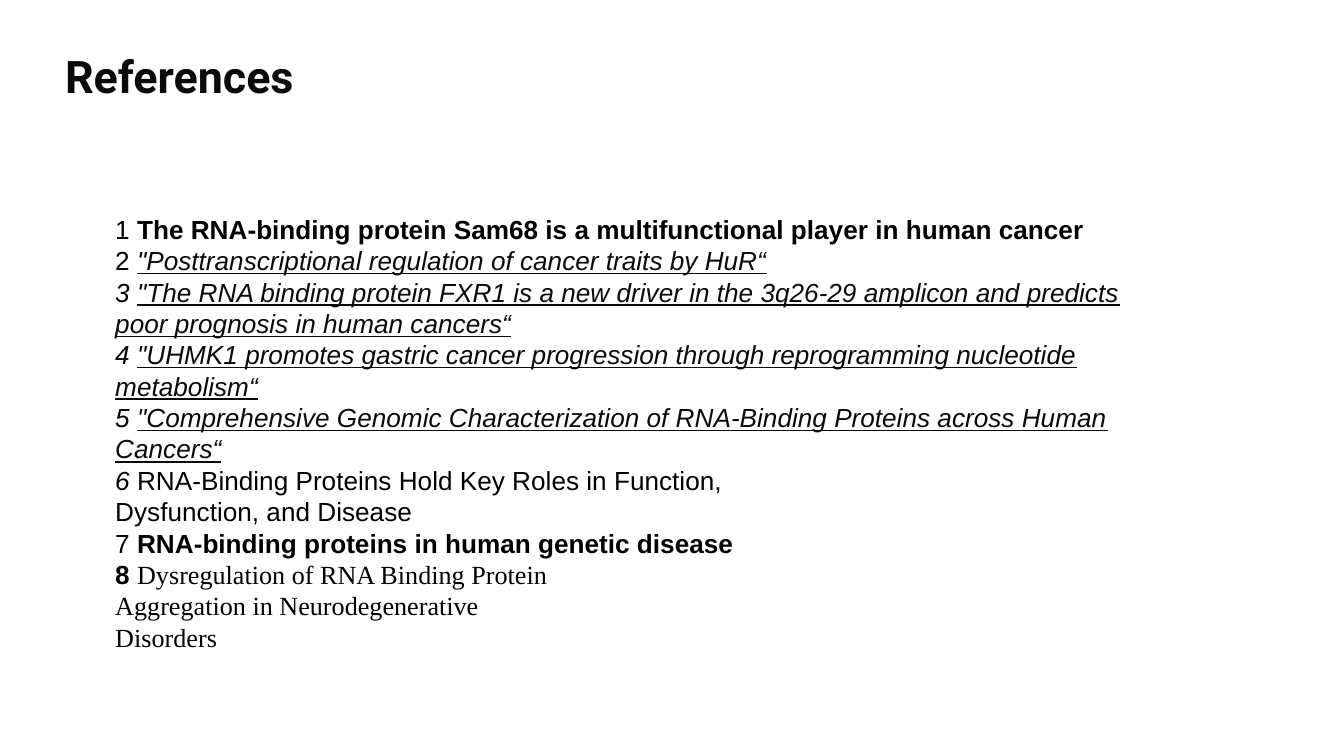
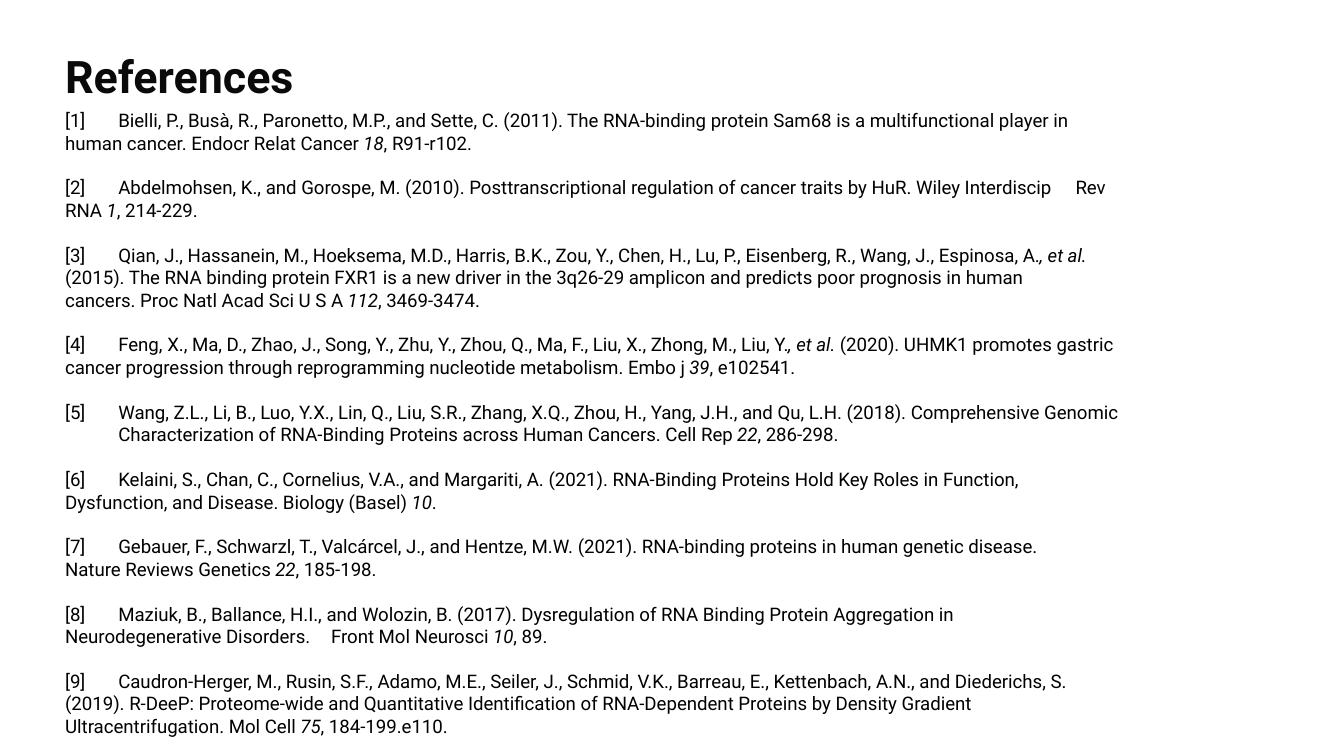
Before and after one commit to datascience-mobi-2022/2022-topic-03-team-02, a slide deck: slide 8 of projectproposal/PP.pptx. Drawn at 1344x756 pixels with LibreOffice and Linux fonts; fonts in the diff are those of the drawing. Boxes give left, top, right and bottom in pixels: in the first picture for what was removed or moved away, otherwise in the second. Text is boxed around its words. In the diff, an @@ line names an element or a change of style, - is before the commit and + after.

```diff
--- a/projectproposal/PP.pptx
+++ b/projectproposal/PP.pptx
@@ text at (x1=65, y1=111, x2=1118, y2=737): text changed; size 14 to 10 pt; font Arial to Roboto; text colour #0A0A0A to #000000; italic off @@
-1 The RNA-binding protein Sam68 is a multifunctional player in human cancer
-2 "Posttranscriptional regulation of cancer traits by HuR“
-3 "The RNA binding protein FXR1 is a new driver in the 3q26-29 amplicon and predicts poor prognosis in human cancers“
-4 "UHMK1 promotes gastric cancer progression through reprogramming nucleotide metabolism“
-5 "Comprehensive Genomic Characterization of RNA-Binding Proteins across Human Cancers“
-6 RNA-Binding Proteins Hold Key Roles in Function,
-Dysfunction, and Disease
-7 RNA-binding proteins in human genetic disease
-8 Dysregulation of RNA Binding Protein
-Aggregation in Neurodegenerative
-Disorders
+[1] Bielli, P., Busà, R., Paronetto, M.P., and Sette, C. (2011). The RNA-binding protein Sam68 is a multifunctional player in human cancer. Endocr Relat Cancer 18, R91-r102.
+[2] Abdelmohsen, K., and Gorospe, M. (2010). Posttranscriptional regulation of cancer traits by HuR. Wiley Interdiscip Rev RNA 1, 214-229.
+[3] Qian, J., Hassanein, M., Hoeksema, M.D., Harris, B.K., Zou, Y., Chen, H., Lu, P., Eisenberg, R., Wang, J., Espinosa, A., et al. (2015). The RNA binding protein FXR1 is a new driver in the 3q26-29 amplicon and predicts poor prognosis in human cancers. Proc Natl Acad Sci U S A 112, 3469-3474.
+[4] Feng, X., Ma, D., Zhao, J., Song, Y., Zhu, Y., Zhou, Q., Ma, F., Liu, X., Zhong, M., Liu, Y., et al. (2020). UHMK1 promotes gastric cancer progression through reprogramming nucleotide metabolism. Embo j 39, e102541.
+[5] Wang, Z.L., Li, B., Luo, Y.X., Lin, Q., Liu, S.R., Zhang, X.Q., Zhou, H., Yang, J.H., and Qu, L.H. (2018). Comprehensive Genomic Characterization of RNA-Binding Proteins across Human Cancers. Cell Rep 22, 286-298.
+[6] Kelaini, S., Chan, C., Cornelius, V.A., and Margariti, A. (2021). RNA-Binding Proteins Hold Key Roles in Function, Dysfunction, and Disease. Biology (Basel) 10.
+[7] Gebauer, F., Schwarzl, T., Valcárcel, J., and Hentze, M.W. (2021). RNA-binding proteins in human genetic disease. Nature Reviews Genetics 22, 185-198.
+[8] Maziuk, B., Ballance, H.I., and Wolozin, B. (2017). Dysregulation of RNA Binding Protein Aggregation in Neurodegenerative Disorders. Front Mol Neurosci 10, 89.
+[9] Caudron-Herger, M., Rusin, S.F., Adamo, M.E., Seiler, J., Schmid, V.K., Barreau, E., Kettenbach, A.N., and Diederichs, S. (2019). R-DeeP: Proteome-wide and Quantitative Identification of RNA-Dependent Proteins by Density Gradient Ultracentrifugation. Mol Cell 75, 184-199.e110.
```
Also in this commit, not shown: 3 other slides changed.
